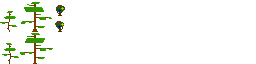
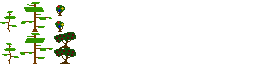
Two versions of the same layered image (256 × 64). Layer-by-layer changes:
added group "BushRedBerries" with 8 layers over [54, 32, 76, 64]
added group "BushRedBerries[F2]" with 3 layers in group "BushRedBerries" over [54, 32, 76, 48]
added layer "Berries #1" in group "BushRedBerries[F2]" over [56, 33, 74, 42]
added layer "Foliage #3" in group "BushRedBerries[F2]" over [54, 32, 76, 43]
added layer "Trunk #1" in group "BushRedBerries[F2]" over [60, 39, 72, 48]
added group "BushRedBerries[F1]" with 3 layers in group "BushRedBerries" over [54, 48, 76, 64]
added layer "Berries" in group "BushRedBerries[F1]" over [56, 49, 74, 56]
added layer "Foliage #2" in group "BushRedBerries[F1]" over [54, 48, 76, 57]
added layer "Trunk" in group "BushRedBerries[F1]" over [60, 54, 72, 64]
